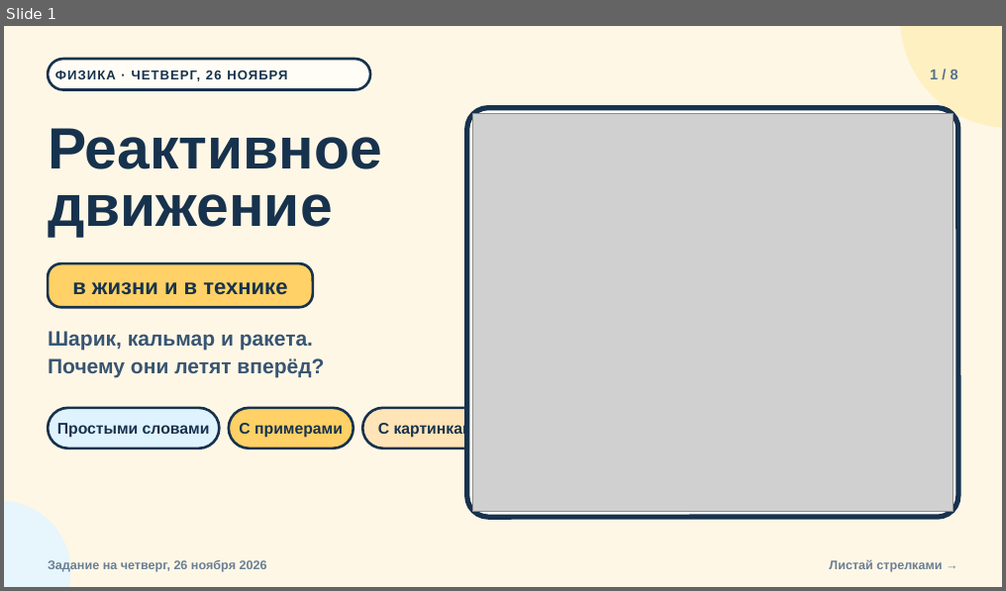
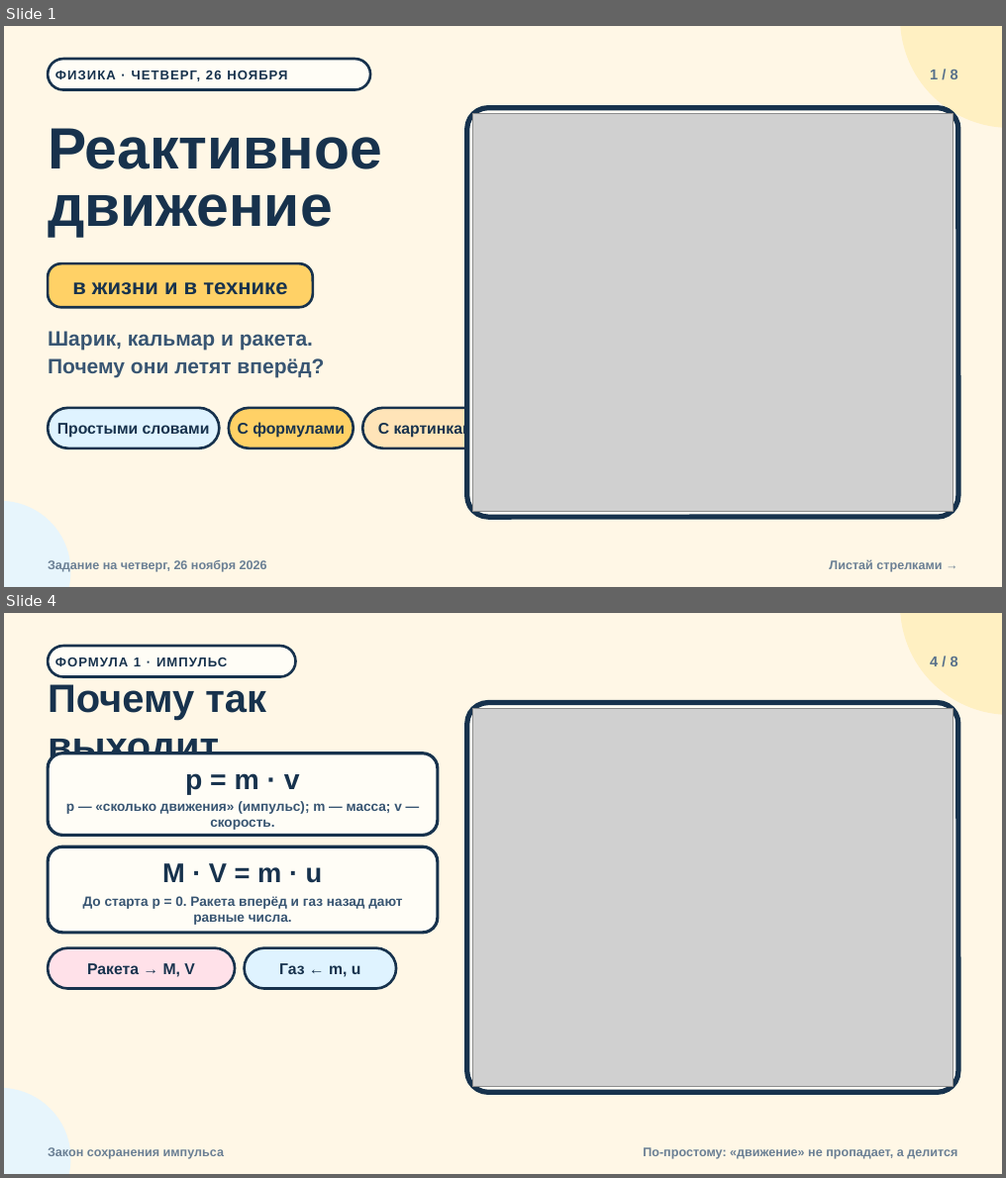
Before and after one commit to NexoMessenger/NexoMessenger, a slide deck: presentations/reaktivnoe-dvizhenie/reaktivnoe-dvizhenie.pptx. Shown one above the other, each under a label of ours: slide 1 before the commit, slides 1 and 4 after it; the slides between them are not shown. The pictures are 1006x591 and 1006x1178 pixels, drawn with LibreOffice and Linux fonts; fonts in the diff are those of the drawing; grey boxes stand for pictures. Boxes give left, top, right and bottom in pixels: in the first picture for what was removed or moved away, otherwise in the second. Text is boxed around its words. In the diff, an @@ line names an element or a change of style, - is before the commit and + after.

```diff
--- a/presentations/reaktivnoe-dvizhenie/reaktivnoe-dvizhenie.pptx
+++ b/presentations/reaktivnoe-dvizhenie/reaktivnoe-dvizhenie.pptx
@@ slide 4 added at bbox=[4, 613, 1002, 1174], background #FFF7E6 @@
@@ ellipse added at bbox=[901, 613, 1002, 715], fill #FFF0C2, outline #FFF0C2 1 pt @@
@@ rounded rectangle added at bbox=[48, 646, 295, 677], fill #FFFDF6, outline #17324D 2.5 pt @@
@@ text added at bbox=[55, 658, 227, 666], 12.5 pt, text #17324D, bold @@
+ФОРМУЛА 1 · ИМПУЛЬС
@@ text added at bbox=[930, 657, 958, 666], 14 pt, text #58718B, bold @@
+4 / 8
@@ text added at bbox=[48, 684, 266, 767], 38 pt, text #17324D, bold @@
+Почему так выходит
@@ rounded rectangle added at bbox=[467, 703, 958, 1093], fill #FFFDF6, outline #17324D 5 pt @@
@@ picture added at bbox=[472, 708, 953, 1087] @@
@@ rounded rectangle added at bbox=[48, 754, 438, 836], fill #FFFDF6, outline #17324D 3 pt @@
@@ text added at bbox=[185, 773, 300, 795], 27 pt, text #17324D, bold @@
+p = m · v
@@ text added at bbox=[66, 800, 402, 830], 13 pt, text #385572, bold @@
+p — «сколько движения» (импульс); m — масса; v — скорость.
@@ rounded rectangle added at bbox=[48, 847, 438, 933], fill #FFFDF6, outline #17324D 3 pt @@
@@ text added at bbox=[162, 863, 323, 883], 26 pt, text #17324D, bold @@
+M · V = m · u
@@ text added at bbox=[83, 896, 402, 925], 13 pt, text #385572, bold @@
+До старта p = 0. Ракета вперёд и газ назад дают равные числа.
@@ rounded rectangle added at bbox=[48, 949, 235, 989], fill #FFE1E9, outline #17324D 2.5 pt @@
@@ text added at bbox=[87, 963, 194, 977], 15 pt, text #17324D, bold @@
+Ракета → M, V
@@ rounded rectangle added at bbox=[245, 949, 396, 989], fill #DFF3FF, outline #17324D 2.5 pt @@
@@ text added at bbox=[279, 963, 361, 977], 15 pt, text #17324D, bold @@
+Газ ← m, u
@@ ellipse added at bbox=[4, 1088, 70, 1174], fill #E7F5FC, outline #E7F5FC 1 pt @@
@@ text added at bbox=[48, 1148, 224, 1159], 12 pt, text #6A7F94, bold @@
+Закон сохранения импульса
@@ text added at bbox=[643, 1148, 957, 1159], 12 pt, text #6A7F94, bold @@
+По-простому: «движение» не пропадает, а делится
@@ slide 1 changed as well @@
@@ text at bbox=[238, 422, 345, 438]: text changed @@
-С примерами
+С формулами
```
Also in this commit, not shown: 6 other slides added, 7 slides removed, 5 other files.
